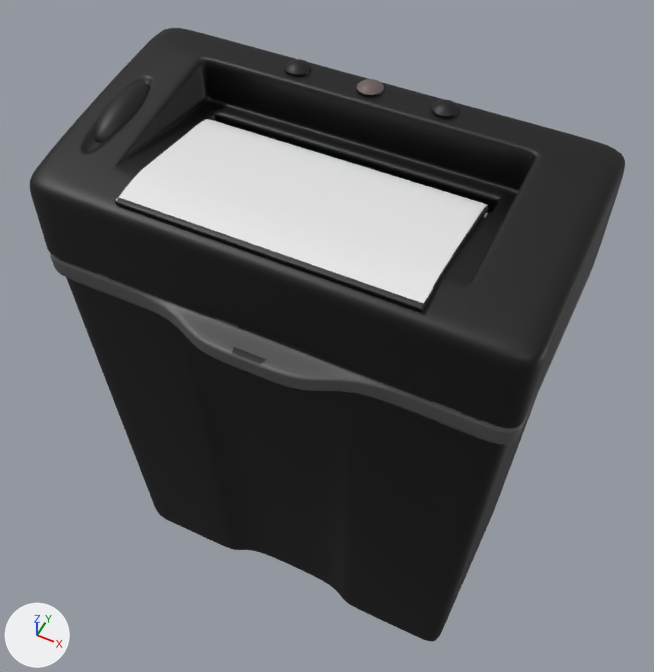
An edit to the FBX model Context7/Shadder.fbx, drawn before and after from the same camera.
The view is the same before and after, from a 50 mm camera at (9.42, -17.28, 35.1) aimed at (-0.25, 2.05, 10.95). Lighting does not change. The marker at lower left points along +X, +Y and +Z. Where no turn or scale is listed for an object, it has been applied to the vertices.

The first picture shows '16719_paper_shredder_v1_NEW', '16719_paper_shredder_v1_NEW.001', '16719_paper_shredder_v1_NEW.002'.
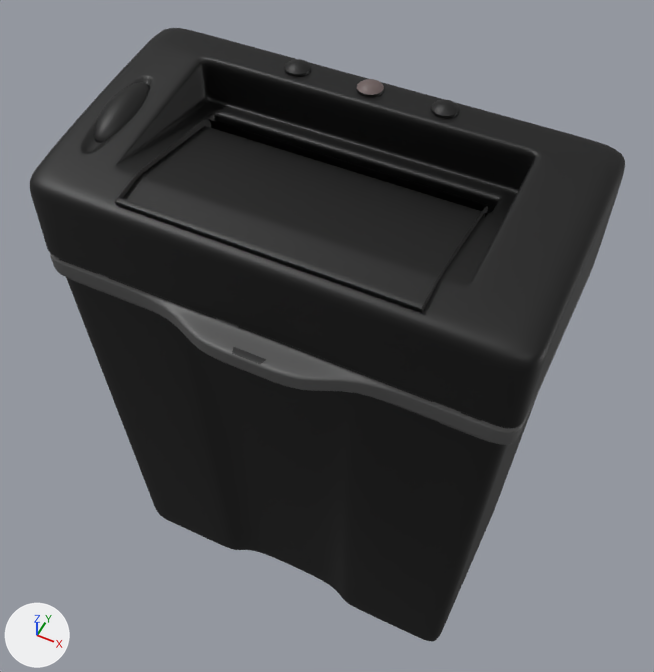
Location of each change, (x1, y1, x2, y2) in pixels of the pictures (654 x 672 px):
```json
{"object": "16719_paper_shredder_v1_NEW.001", "change": "deleted", "before": [116, 119, 488, 303]}
```

Edits to the scene script, one JSON object a line:
```json
{"op": "remove", "block": "ob_16719_paper_shredder_v1_new_001", "code": ["ob_16719_paper_shredder_v1_new_001 = bpy.data.objects.new('16719_paper_shredder_v1_NEW.001', me_16719_paper_shredder_v1_new_004)", "ob_16719_paper_shredder_v1_new_001.location = (0.0, 0.0, 0.0)"]}
```
